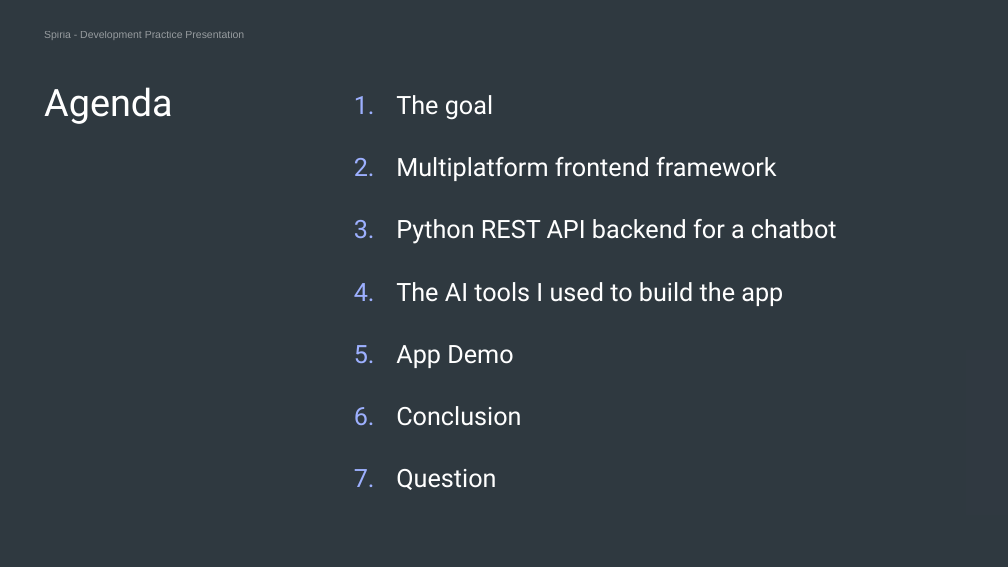
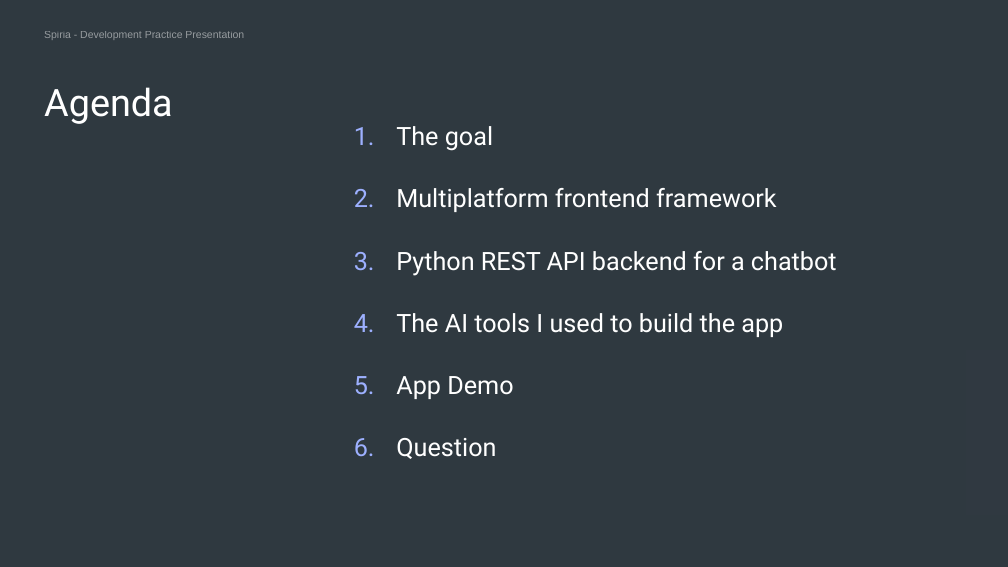
Before and after one commit to willibix/chatbot-base, a slide deck: slide 2 of Libraries exploration through a basic multiplatform chatbot app.pptx. Drawn at 1008x567 pixels with LibreOffice and Linux fonts; fonts in the diff are those of the drawing; background and template pictures are left out. Boxes give left, top, right and bottom in pixels: in the first picture for what was removed or moved away, otherwise in the second. Text is boxed around its words. In the diff, an @@ line names an element or a change of style, - is before the commit and + after.

```diff
--- a/Libraries exploration through a basic multiplatform chatbot app.pptx
+++ b/Libraries exploration through a basic multiplatform chatbot app.pptx
@@ text "The goal": place and size @@
-text "The goal" at (396, 95, 837, 490)
+text "The goal" at (396, 126, 837, 459)
@@ text at (396, 406, 521, 426): paragraph removed @@
-6. Conclusion
```
Also in this commit, not shown: 6 other slides changed.
